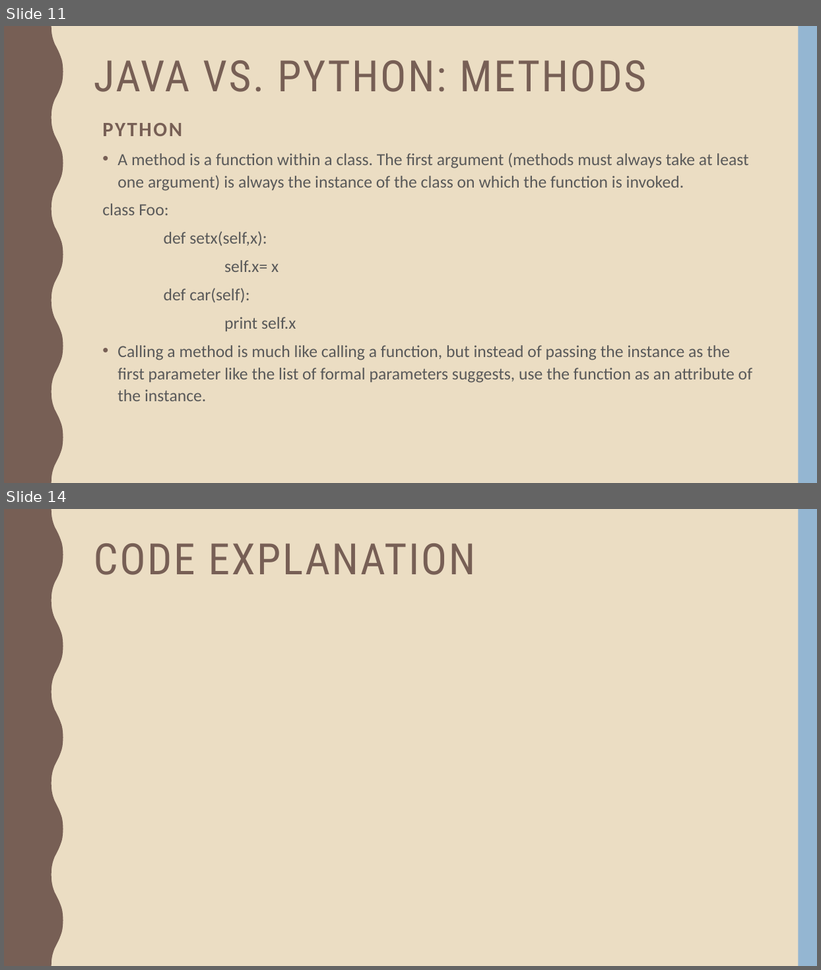
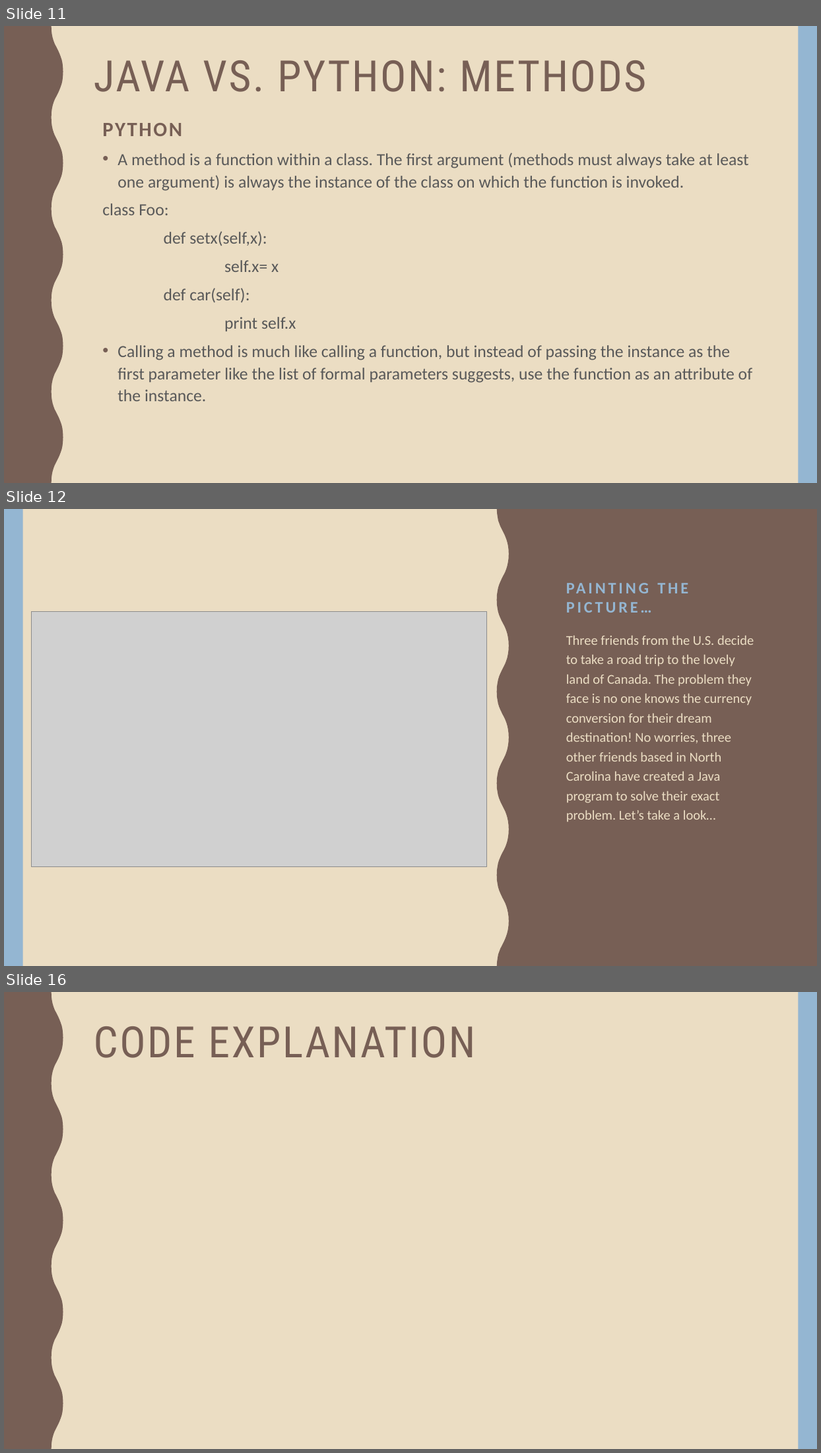
Before and after one commit to TolentinoDev/java_classes_and_methods, a slide deck: Powerpoint Presentation/Presentation.pptx. Shown one above the other, each under a label of ours: slides 11 and 14 before the commit, slides 11, 12 and 16 after it; the slides between them are not shown. The pictures are 821x970 and 821x1453 pixels, drawn with LibreOffice and Linux fonts; fonts in the diff are those of the drawing; grey boxes stand for pictures. Boxes give left, top, right and bottom in pixels: in the first picture for what was removed or moved away, otherwise in the second. Text is boxed around its words. In the diff, an @@ line names an element or a change of style, - is before the commit and + after.

```diff
--- a/Powerpoint Presentation/Presentation.pptx
+++ b/Powerpoint Presentation/Presentation.pptx
@@ slide 12 added at [4, 509, 817, 966], background #EBDDC3 @@
@@ rectangle added at [4, 509, 23, 966], fill #94B6D2 @@
@@ freeform shape added at [497, 509, 817, 966], fill #775F55 @@
@@ title added at [566, 602, 652, 613], 19 pt, text #94B6D2, bold @@
+PAINTING THE PICTURE…
@@ picture added at [32, 612, 486, 867] @@
@@ text added at [566, 636, 754, 822], 16 pt, text #EBDDC3 @@
+Three friends from the U.S. decide to take a road trip to the lovely land of Canada. The problem they face is no one knows the currency conversion for their dream destination! No worries, three other friends based in North Carolina have created a Java program to solve their exact problem. Let’s take a look…
@@ what was slide 14 is now slide 16 @@
```
Also in this commit, not shown: 6 slides changed, 2 other slides added, 1 slide removed, 2 other files.
